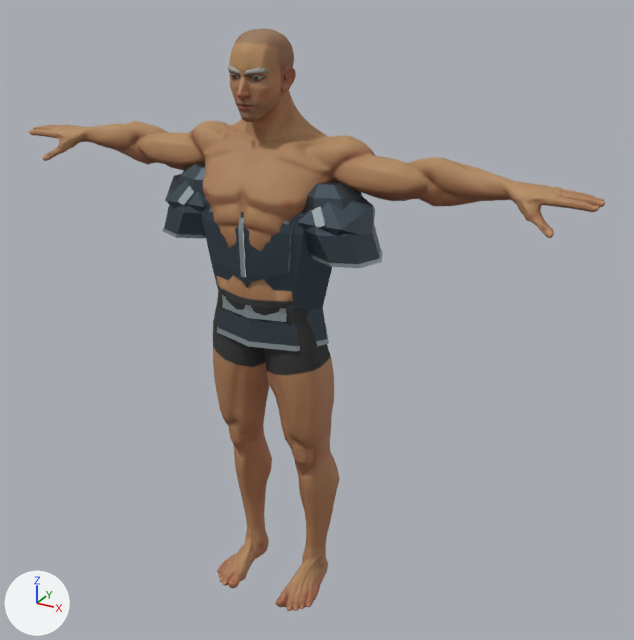
An edit to the glTF model assets/characters/experimental/plate_chest-male.glb, drawn before and after from the same camera.
Both versions are drawn from a 50 mm camera at (1.307, -2.065, 2.04) aimed at (0.156, 0.029, 0.993). Lighting does not change. The marker at lower left points along +X, +Y and +Z. The older version comes first. Vertices at exactly the same position are counted once.

The scene before the commit, as lines of its bpy script (objects in view):
```python
ob_articulated_abdominal_overlap = bpy.data.objects.new('Articulated abdominal overlap', me_mesh_5)
ob_articulated_abdominal_overlap.location = (0.0, 0.0, 0.0)
ob_bound_tunic_hem = bpy.data.objects.new('Bound tunic hem', me_mesh_2)
ob_bound_tunic_hem.location = (0.0, 0.0, 0.0)
ob_faceted_breastplate_reinforcement = bpy.data.objects.new('Faceted breastplate reinforcement', me_mesh_3)
ob_faceted_breastplate_reinforcement.location = (0.0, 0.0, 0.0)
ob_fitted_tunic_neckline = bpy.data.objects.new('Fitted tunic neckline', me_mesh_1)
ob_fitted_tunic_neckline.location = (0.0, 0.0, 0.0)
ob_plate_pauldron_1 = bpy.data.objects.new('Plate pauldron 1', me_mesh_14)
ob_plate_pauldron_1.location = (0.0, 0.0, 0.0)
ob_plate_pauldron__1 = bpy.data.objects.new('Plate pauldron -1', me_mesh_10)
ob_plate_pauldron__1.location = (0.0, 0.0, 0.0)
ob_plate_tunic_torso = bpy.data.objects.new('plate tunic torso', me_mesh_0)
ob_plate_tunic_torso.location = (0.0, 0.0, 0.0)
ob_plate_upper_sleeve_1 = bpy.data.objects.new('plate upper sleeve 1', me_mesh_12)
ob_plate_upper_sleeve_1.location = (0.0, 0.0, 0.0)
ob_plate_upper_sleeve__1 = bpy.data.objects.new('plate upper sleeve -1', me_mesh_8)
ob_plate_upper_sleeve__1.location = (0.0, 0.0, 0.0)
# also in view: 'SuperHero_Male' at (0.0, 0.018, 0.9)
```
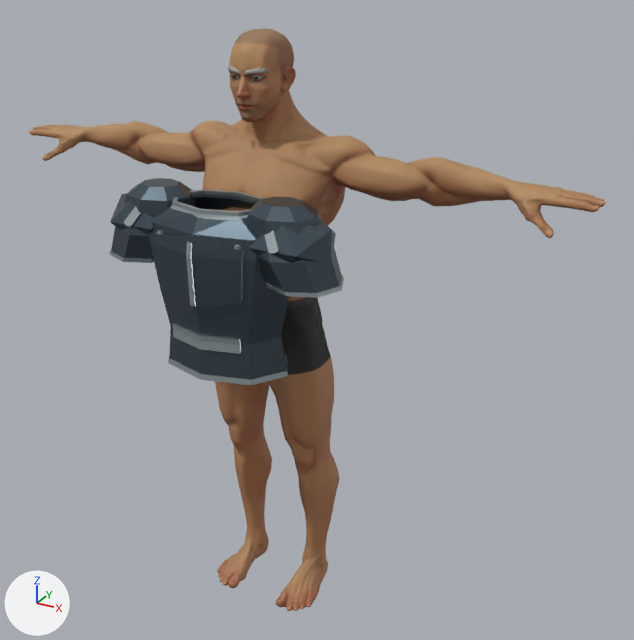
Where the change shows, as pixel boxes (x1, y1, x2, y2) in the pictures (634 x 640 px):
'plate tunic torso', moved: before (202, 197, 332, 352); after (149, 197, 289, 385)
'plate upper sleeve 1', moved: before (303, 180, 381, 264); after (248, 196, 342, 293)
'Faceted breastplate reinforcement', moved: before (207, 211, 293, 284); after (154, 233, 245, 313)
'plate upper sleeve -1', moved: before (164, 162, 205, 235); after (111, 178, 196, 259)
'Plate pauldron 1', moved: before (297, 196, 375, 236); after (249, 219, 336, 263)
'Articulated abdominal overlap', moved: before (222, 295, 287, 322); after (172, 323, 241, 354)
'Plate pauldron -1', moved: before (165, 174, 206, 212); after (110, 193, 153, 235)
'Fitted tunic neckline', moved (not visible before): after (170, 189, 264, 221)
'Bound tunic hem', moved: before (217, 324, 329, 351); after (168, 354, 288, 385)
'Sleeve cuff binding 1', moved: before (311, 249, 383, 268); after (265, 275, 344, 298)
'Pauldron bound front edge 1', moved: before (312, 206, 326, 228); after (264, 230, 279, 255)

What changed in the scene script:
```text
Change me_mesh_0:
    remove me_mesh_0.from_pydata(...)  # 96 vertices, 192 faces; spans x -0.24..0.24, y -0.114..0.155, z 0.925..1.388
    add me_mesh_0.from_pydata(...)  # 96 vertices, 192 faces; spans x -0.24..0.24, y -0.354..-0.085, z 0.925..1.388
    me_mesh_0 part 1: the whole mesh is moved by (0.0, -0.24, 0.0)
Change me_mesh_1:
    remove me_mesh_1.from_pydata(...)  # 48 vertices, 96 faces; spans x -0.162..0.162, y -0.08..0.124, z 1.377..1.398
    add me_mesh_1.from_pydata(...)  # 48 vertices, 96 faces; spans x -0.162..0.162, y -0.32..-0.116, z 1.377..1.398
    me_mesh_1 part 2: the whole mesh is moved by (0.0, -0.24, 0.0)
Change me_mesh_2:
    remove me_mesh_2.from_pydata(...)  # 32 vertices, 64 faces; spans x -0.198..0.198, y -0.107..0.157, z 0.927..0.942
    add me_mesh_2.from_pydata(...)  # 32 vertices, 64 faces; spans x -0.198..0.198, y -0.347..-0.083, z 0.927..0.942
    me_mesh_2 part 3: the whole mesh is moved by (0.0, -0.24, 0.0)
Change me_mesh_3:
    remove me_mesh_3.from_pydata(...)  # 55 vertices, 92 faces; spans x -0.14..0.14, y -0.124..-0.074, z 1.129..1.34
    add me_mesh_3.from_pydata(...)  # 55 vertices, 92 faces; spans x -0.14..0.14, y -0.364..-0.314, z 1.129..1.34
    me_mesh_3 part 4: the whole mesh is moved by (0.0, -0.24, 0.0)
Change me_mesh_5:
    remove me_mesh_5.from_pydata(...)  # 26 vertices, 48 faces; spans x -0.11..0.11, y -0.104..-0.064, z 1.017..1.057
    add me_mesh_5.from_pydata(...)  # 26 vertices, 48 faces; spans x -0.11..0.11, y -0.344..-0.304, z 1.017..1.057
    me_mesh_5 part 5: the whole mesh is moved by (0.0, -0.24, 0.0)
Change me_mesh_8:
    remove me_mesh_8.from_pydata(...)  # 80 vertices, 156 faces; spans x -0.361..-0.093, y -0.092..0.132, z 1.215..1.422
    add me_mesh_8.from_pydata(...)  # 80 vertices, 156 faces; spans x -0.361..-0.093, y -0.332..-0.108, z 1.215..1.422
    me_mesh_8 part 6: the whole mesh is moved by (0.0, -0.24, 0.0)
Change me_mesh_10:
    remove me_mesh_10.from_pydata(...)  # 12 vertices, 20 faces; spans x -0.334..-0.113, y -0.083..0.124, z 1.25..1.399
    add me_mesh_10.from_pydata(...)  # 12 vertices, 20 faces; spans x -0.334..-0.113, y -0.323..-0.116, z 1.25..1.399
    me_mesh_10 part 7: the whole mesh is moved by (0.0, -0.24, 0.0)
Change me_mesh_12:
    remove me_mesh_12.from_pydata(...)  # 80 vertices, 156 faces; spans x 0.093..0.361, y -0.092..0.132, z 1.215..1.422
    add me_mesh_12.from_pydata(...)  # 80 vertices, 156 faces; spans x 0.093..0.361, y -0.332..-0.108, z 1.215..1.422
    me_mesh_12 part 8: the whole mesh is moved by (0.0, -0.24, 0.0)
Change me_mesh_13:
    remove me_mesh_13.from_pydata(...)  # 32 vertices, 64 faces; spans x 0.152..0.364, y -0.084..0.121, z 1.215..1.225
    add me_mesh_13.from_pydata(...)  # 32 vertices, 64 faces; spans x 0.152..0.364, y -0.324..-0.119, z 1.215..1.225
    me_mesh_13 part 9: the whole mesh is moved by (0.0, -0.24, 0.0)
Change me_mesh_14:
    remove me_mesh_14.from_pydata(...)  # 12 vertices, 20 faces; spans x 0.113..0.334, y -0.083..0.124, z 1.25..1.399
    add me_mesh_14.from_pydata(...)  # 12 vertices, 20 faces; spans x 0.113..0.334, y -0.323..-0.116, z 1.25..1.399
    me_mesh_14 part 10: the whole mesh is moved by (0.0, -0.24, 0.0)
Change me_mesh_15:
    remove me_mesh_15.from_pydata(...)  # 12 vertices, 20 faces; spans x 0.1942..0.2429, y -0.0887..-0.0548, z 1.3173..1.3733
    add me_mesh_15.from_pydata(...)  # 12 vertices, 20 faces; spans x 0.1942..0.2429, y -0.3287..-0.2948, z 1.3173..1.3733
    me_mesh_15 part 11: the whole mesh is moved by (0.0, -0.24, 0.0)
```
